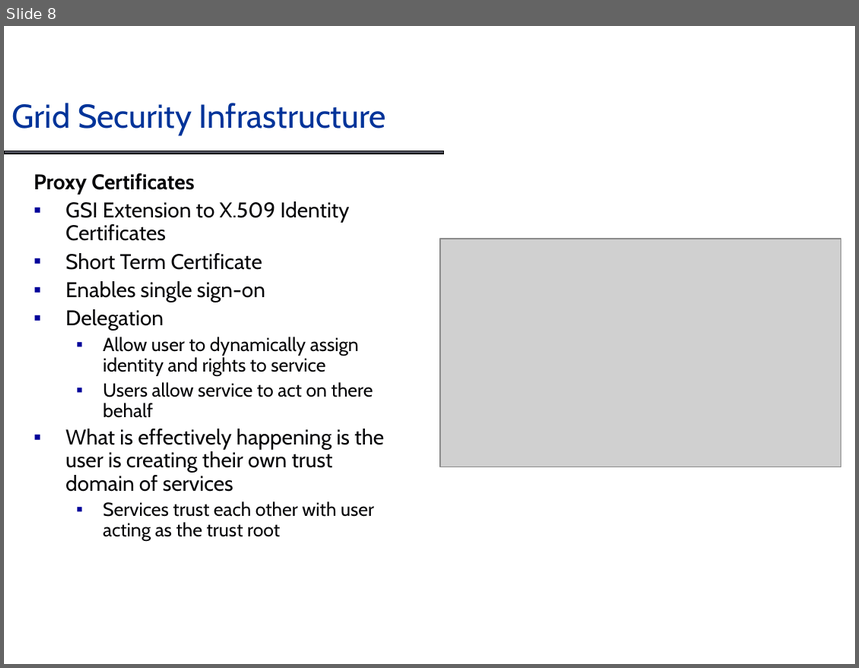
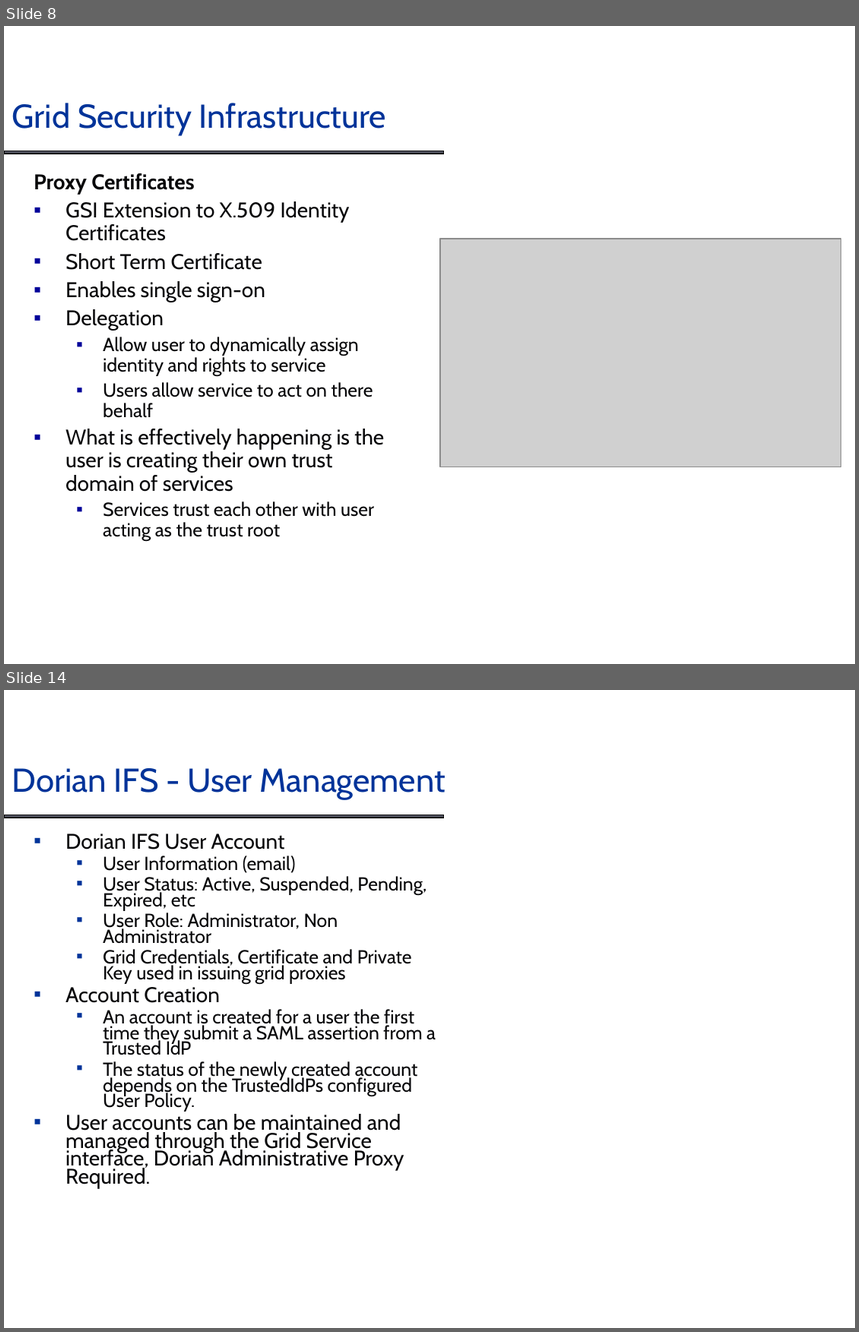
Before and after one commit to NCIP/cagrid-docs, a slide deck: presentations/dorian/Dorian_DIALOGUE2.ppt. Shown one above the other, each under a label of ours: slide 8 before the commit, slides 8 and 14 after it; the slides between them are not shown. The pictures are 859x668 and 859x1332 pixels, drawn with LibreOffice and Linux fonts; fonts in the diff are those of the drawing; grey boxes stand for pictures; background and template pictures are left out. Boxes give left, top, right and bottom in pixels: in the first picture for what was removed or moved away, otherwise in the second. Text is boxed around its words. In the diff, an @@ line names an element or a change of style, - is before the commit and + after.

```diff
--- a/presentations/dorian/Dorian_DIALOGUE2.ppt
+++ b/presentations/dorian/Dorian_DIALOGUE2.ppt
@@ slide 14 added at bbox=[4, 690, 855, 1328], background #FFFFFF; not listed: 1 template element that a slide beside it also shows @@
@@ title added at bbox=[12, 768, 446, 799], 28 pt, text #003399 @@
+Dorian IFS - User Management
@@ text added at bbox=[66, 834, 436, 1189], 16 pt, text #070709 @@
+▪ Dorian IFS User Account
+  ▪ User Information (email)
+  ▪ User Status: Active, Suspended, Pending, Expired, etc
+  ▪ User Role: Administrator, Non Administrator
+  ▪ Grid Credentials, Certificate and Private Key used in issuing grid proxies
+▪ Account Creation
+  ▪ An account is created for a user the first time they submit a SAML assertion from a Trusted IdP
+  ▪ The status of the newly created account depends on the TrustedIdPs configured User Policy.
+▪ User accounts can be maintained and managed through the Grid Service interface, Dorian Administrative Proxy Required.
```
Also in this commit, not shown: 1 slide changed, 4 other slides added.
